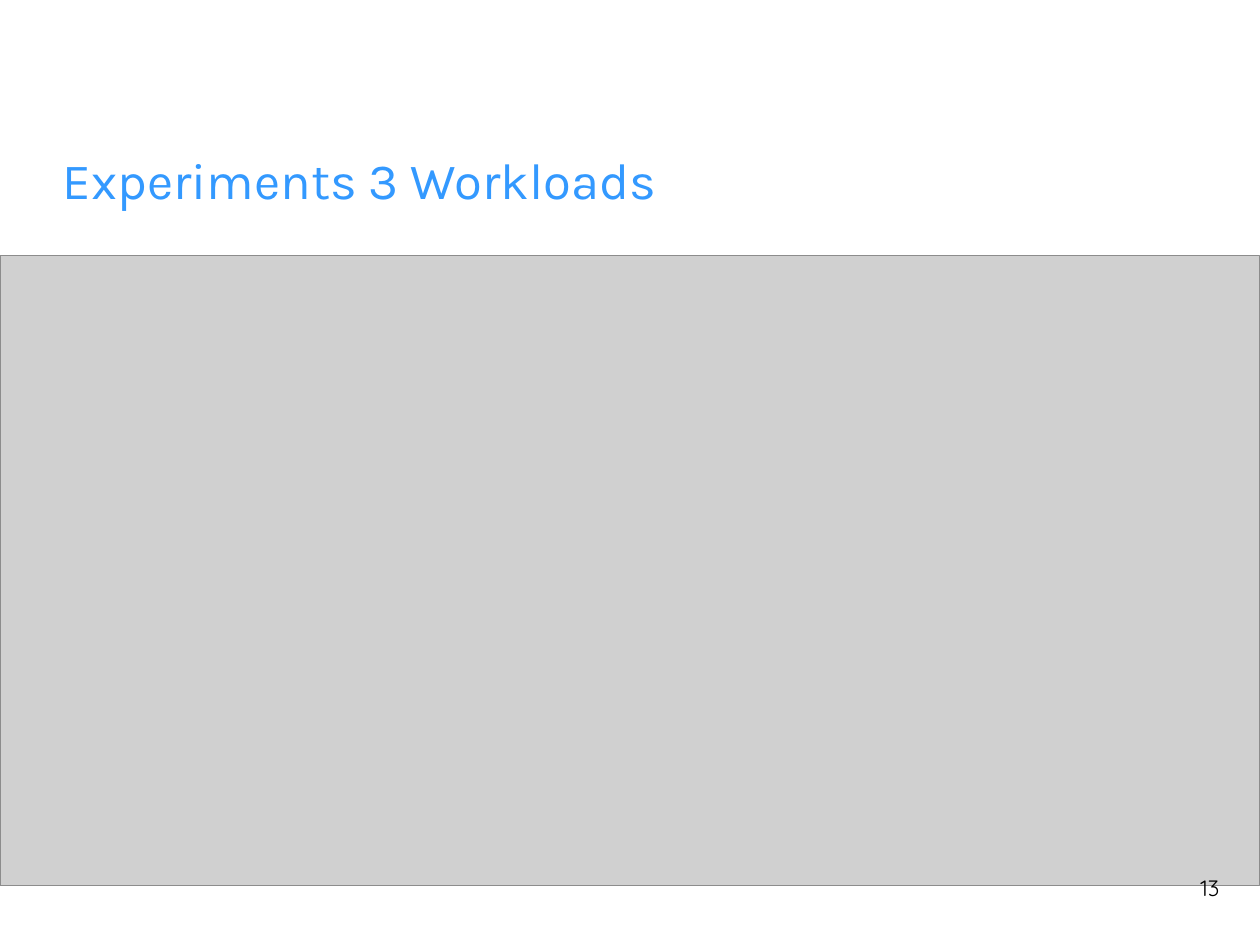
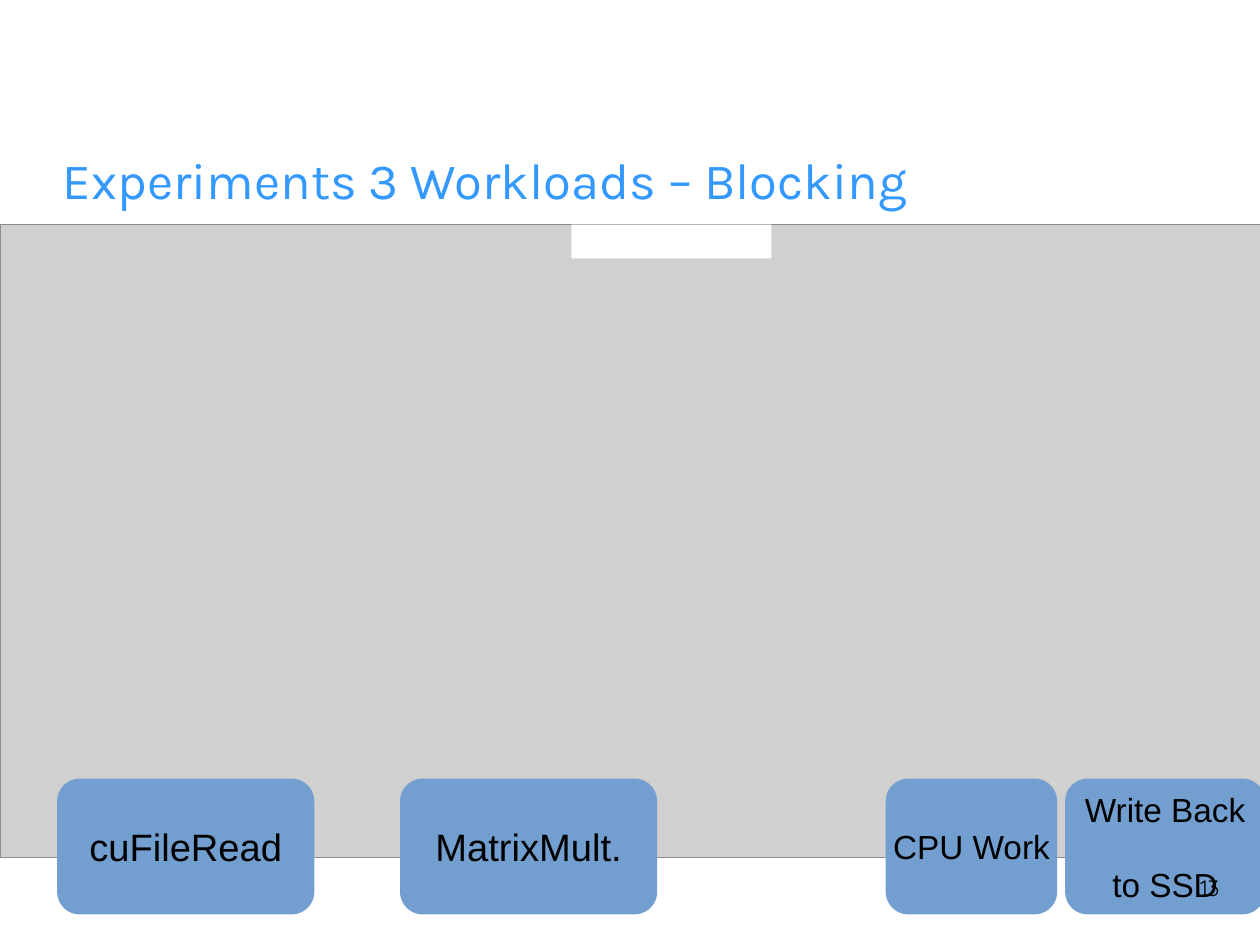
Before and after one commit to fhilprec/HardwareMonitoring, a slide deck: slide 13 of ProjectPresentation.odp. Drawn at 1260x945 pixels with LibreOffice and Linux fonts; fonts in the diff are those of the drawing; grey boxes stand for pictures; background and template pictures are left out. Boxes give left, top, right and bottom in pixels: in the first picture for what was removed or moved away, otherwise in the second. Text is boxed around its words. In the diff, an @@ line names an element or a change of style, - is before the commit and + after.

Commit message:
presentation

```diff
--- a/ProjectPresentation.odp
+++ b/ProjectPresentation.odp
@@ title at [63, 164, 907, 211]: text changed @@
-Experiments 3 Workloads
+Experiments 3 Workloads – Blocking
@@ picture: place and size @@
-picture at [0, 256, 1260, 886]
+picture at [0, 225, 1260, 858]
@@ rectangle added at [572, 225, 772, 260], fill #FFFFFF @@
@@ rounded rectangle added at [57, 779, 314, 915], fill #729FCF, 24 pt, text #000000 @@
+cuFileRead
@@ rounded rectangle added at [400, 779, 657, 915], fill #729FCF, 24 pt, text #000000 @@
+MatrixMult.
@@ rounded rectangle added at [886, 779, 1058, 915], fill #729FCF, 21 pt, text #000000 @@
+CPU Work
@@ rounded rectangle added at [1066, 779, 1260, 915], fill #729FCF, 21 pt, text #000000 @@
+Write Back
+to SSD
```
Also in this commit, not shown: 4 other slides changed.
